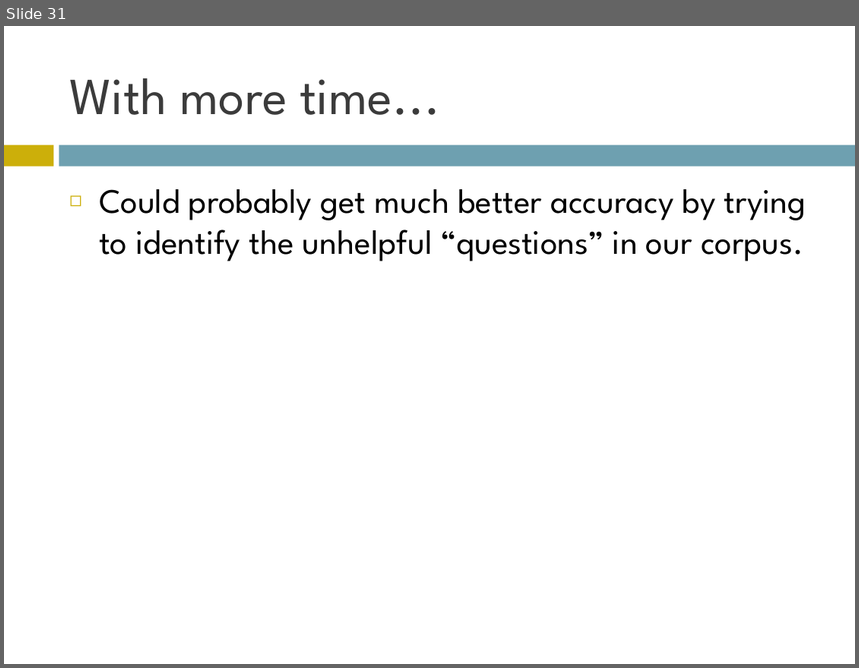
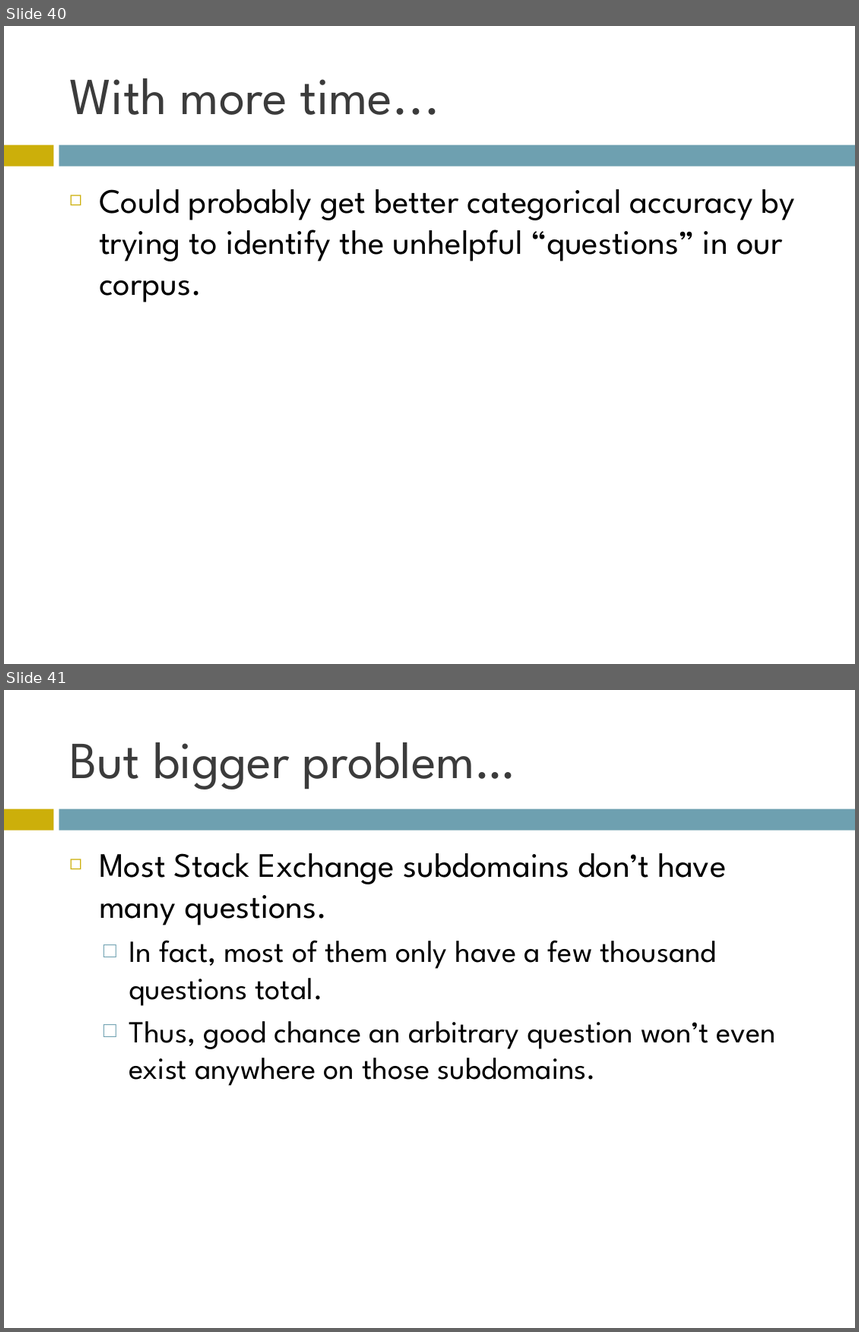
Before and after one commit to AndrewFM/NLPFinal, a slide deck: QA Presentation.ppt. Shown one above the other, each under a label of ours: slide 31 before the commit, slides 40 and 41 after it. The pictures are 859x668 and 859x1332 pixels, drawn with LibreOffice and Linux fonts; fonts in the diff are those of the drawing. Boxes give left, top, right and bottom in pixels: in the first picture for what was removed or moved away, otherwise in the second. Text is boxed around its words. In the diff, an @@ line names an element or a change of style, - is before the commit and + after.

```diff
--- a/QA Presentation.ppt
+++ b/QA Presentation.ppt
@@ slide 41 added at bbox=[4, 690, 855, 1328], background #FFFFFF; not listed: 2 template elements that a slide beside it also shows @@
@@ title added at bbox=[69, 742, 515, 790], 44 pt, text #3B3B3B @@
+But bigger problem…
@@ text added at bbox=[99, 853, 777, 1086], 26 pt, text #000000 @@
+◻ Most Stack Exchange subdomains don’t have many questions.
+  □ In fact, most of them only have a few thousand questions total.
+  □ Thus, good chance an arbitrary question won’t even exist anywhere on those subdomains.
@@ what was slide 31 is now slide 40 @@
@@ slide 40 changed as well @@
@@ text at bbox=[99, 189, 795, 303]: text changed @@
-◻ Could probably get much better accuracy by trying to identify the unhelpful “questions” in our corpus.
+◻ Could probably get better categorical accuracy by trying to identify the unhelpful “questions” in our corpus.
```
Also in this commit, not shown: 2 other slides changed, 12 other slides added, 2 slides removed, 4 other files.
